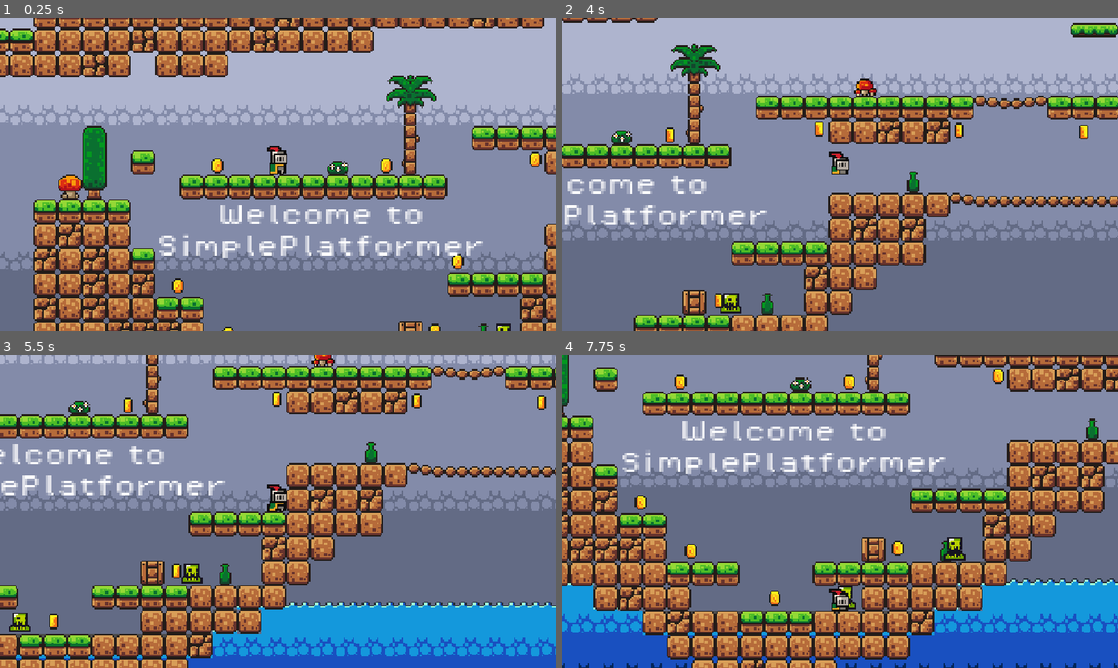
Above: before the commit, frames 1-4 (two rows, left to right).
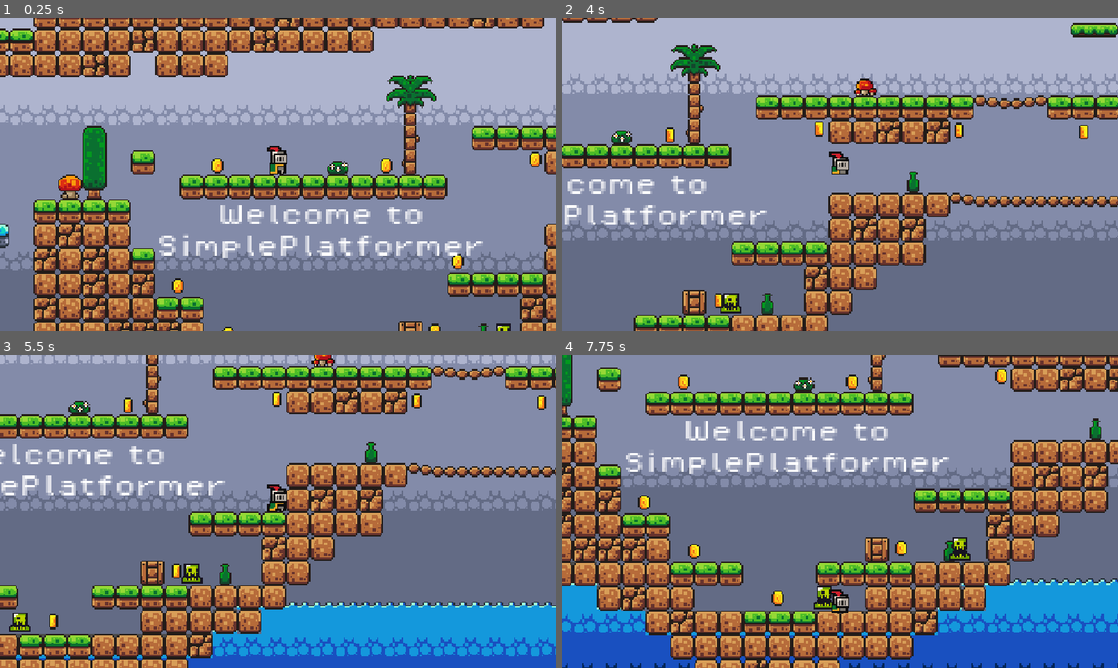
Above: after the commit, the same moments.

Repository: TohidEq/uni-godot-games
Game: Godot game, scene res://scenes/game.tscn
Same seed, same stepped clock (60 frames per second), same inputs: the game is played once before the commit and once after it.
Inputs:
- Up to frame 1 (0.25 s): no input
- Up to frame 2 (4 s): hold D (move_right) 0.53-2.03 s; tap Space (jump) at 0.77, 1.52, 3.02, 3.77 s; hold A (move_left) 2.03-2.78 s; hold D (move_right) from 2.78 s (still down)
- Up to frame 3 (5.5 s): release D (move_right) at 4.28 s; hold A (move_left) 4.28-5.03 s; tap Space (jump) at 4.52 s; hold D (move_right) from 5.03 s (still down)
- Up to frame 4 (7.75 s): release D (move_right) at 5.78 s; hold A (move_left) 5.78-7.28 s; tap Space (jump) at 6.02, 6.77, 7.52 s; hold D (move_right) from 7.28 s (still down)

The runs differ from the first frame. In frame 1, 0.1% of the frame differs, in the area x 0-2%, y 65-74%; in frame 2, 0.1%; in frame 3, 0.1%; in frame 4, 28%, in the area x 0-100%, y 0-100%.

Commit message:
Simple Platformer - Fix Slimes

Diff:
--- a/simple-platformer/scenes/game.tscn
+++ b/simple-platformer/scenes/game.tscn
@@ -226,7 +226,7 @@
 layer_0/name = "Background"
 layer_0/tile_data = PackedInt32Array(-393241, 196608, 10, -393240, 196608, 10, -393239, 196608, 10, -393238, 196608, 10 …(46587 unchanged characters)…
 layer_1/name = "Mid"
-layer_1/tile_data = PackedInt32Array(262142, 0, 0, 262143, 0 …(10167 unchanged characters)… 2, 0, 1, 589834, 0, 7, 589831, 458752, 3)
+layer_1/tile_data = PackedInt32Array(262142, 0, 0, 262143, 0 …(10167 unchanged characters)… 2, 0, 1, 589834, 0, 7, 589831, 458752, 3, 262177, 393216, 0, 262178, 393216, 0, 196643, 393216, 0, 196644, 393216, 0, 131109, 393216, 0, 131110, 393216, 0, 131111, 393216, 0, 65575, 393216, 0, 65576, 393216, 0, 41, 393216, 0, -131032, 393216, 0, -262106, 393216, 0, -393180, 393216, 0, -524254, 393216, 0, -655328, 393216, 0, -786402, 393216, 0, -917476, 393216, 0, -983014, 393216, 0, -983017, 393216, 0, -983020, 393216, 0, -983023, 393216, 0, -983026, 393216, 0, -983029, 393216, 0, -983032, 393216, 0, -983035, 393216, 0, -983038, 393216, 0, -917505, 393216, 0, -786435, 393216, 0, -655365, 393216, 0, -524295, 393216, 0, -458762, 393216, 0, -393228, 393216, 0, -327694, 393216, 0, -262160, 393216, 0, -131090, 393216, 0, -17, 393216, 0, 131056, 393216, 0, 262130, 393216, 0, 393204, 393216, 0, 393206, 393216, 0)
 
 [node name="Player" parent="." instance=ExtResource("1_uwrxv")]
 position = Vector2(33, 32)
--- a/simple-platformer/scripts/slime.gd
+++ b/simple-platformer/scripts/slime.gd
@@ -14,14 +14,16 @@
 
 # Called every frame. 'delta' is the elapsed time since the previous frame.
 func _process(delta: float) -> void:
-	var should_flip = false
 
 	if ray_cast_left.is_colliding():
-		direction = 1
+		var collider = ray_cast_left.get_collider()
+		if collider is TileMap:
+			direction = 1
 
 	if ray_cast_right.is_colliding():
-		should_flip = true
-		direction = -1
+		var collider = ray_cast_right.get_collider()
+		if collider is TileMap:
+			direction = -1
 
 
 	animated_sprite_2d.flip_h = direction == 0
